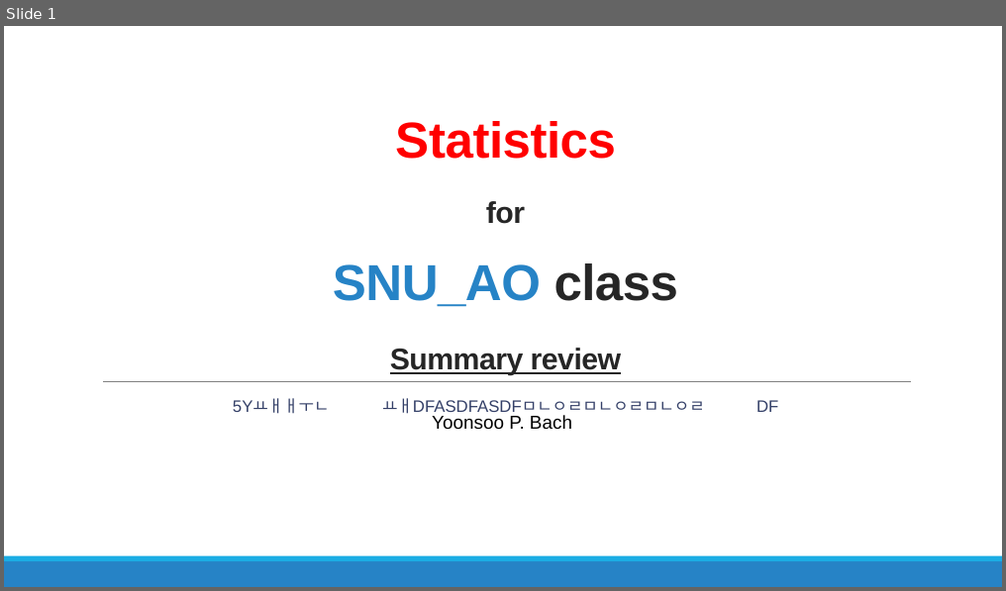
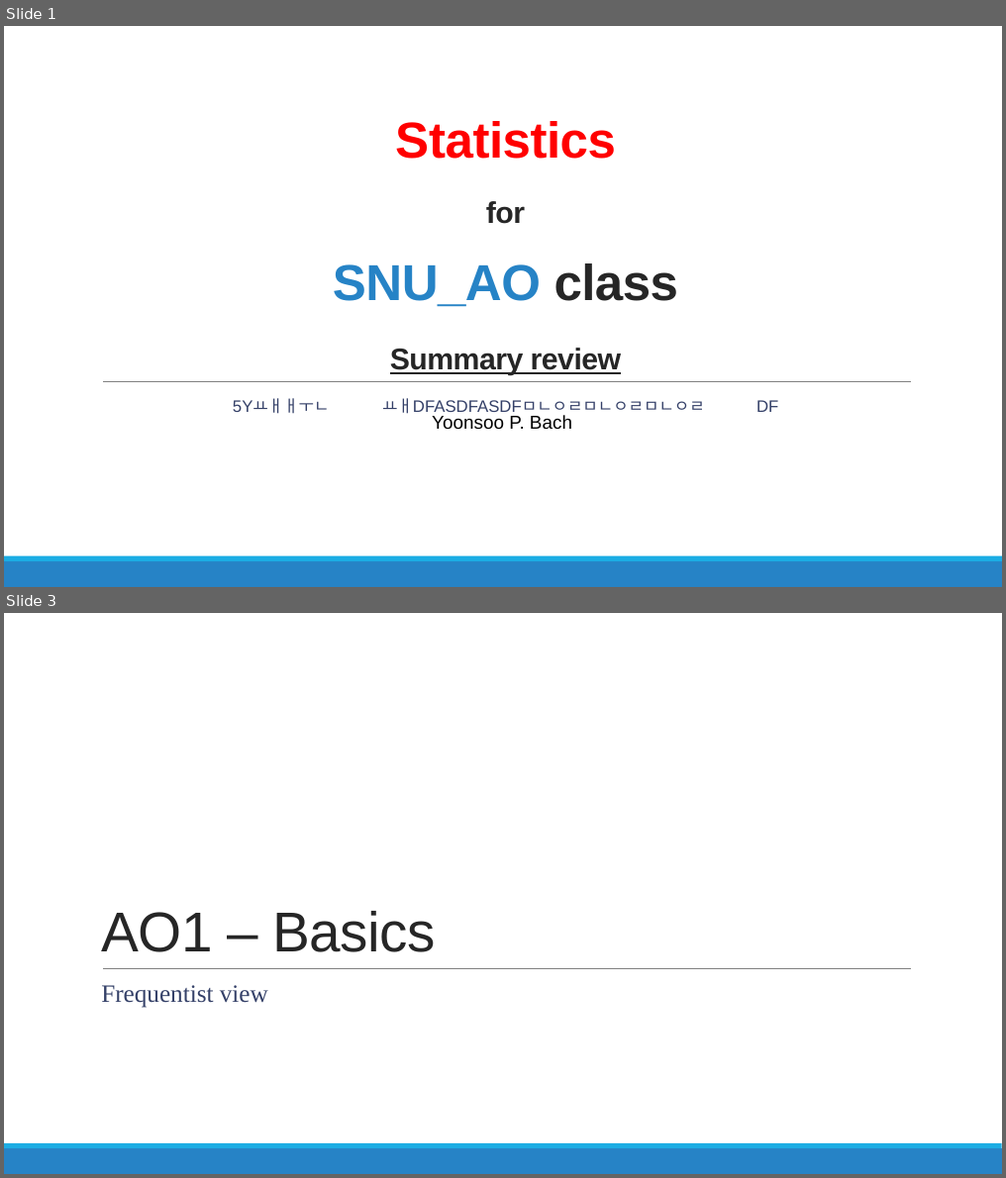
Before and after one commit to ysBach/SNU_AOclass, a slide deck: Notebooks/ppt/P02-Statistics.pptx. Shown one above the other, each under a label of ours: slide 1 before the commit, slides 1 and 3 after it; the slides between them are not shown. The pictures are 1006x591 and 1006x1178 pixels, drawn with LibreOffice and Linux fonts; fonts in the diff are those of the drawing. Boxes give left, top, right and bottom in pixels: in the first picture for what was removed or moved away, otherwise in the second. Text is boxed around its words. In the diff, an @@ line names an element or a change of style, - is before the commit and + after.

```diff
--- a/Notebooks/ppt/P02-Statistics.pptx
+++ b/Notebooks/ppt/P02-Statistics.pptx
@@ slide 3 added at (4,613,1002,1174), background #FFFFFF; not listed: 2 template elements that a slide beside it also shows @@
@@ title added at (101,911,435,953), 54 pt, text #262626 @@
+AO1 – Basics
@@ text added at (101,985,268,1008), 24 pt, text #344068 @@
+Frequentist view
@@ rectangle added at (4,1144,1002,1149), fill #1CADE4 @@
```
Also in this commit, not shown: 2 slides changed, 1 other slide added, 3 other files.
